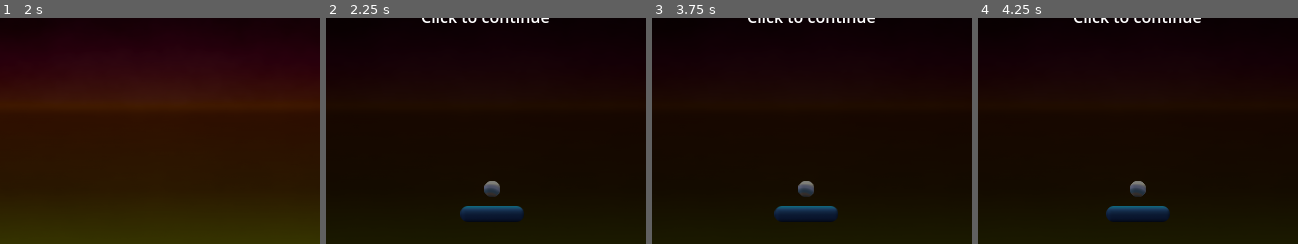
Above: before the commit, frames 1-4 (left to right).
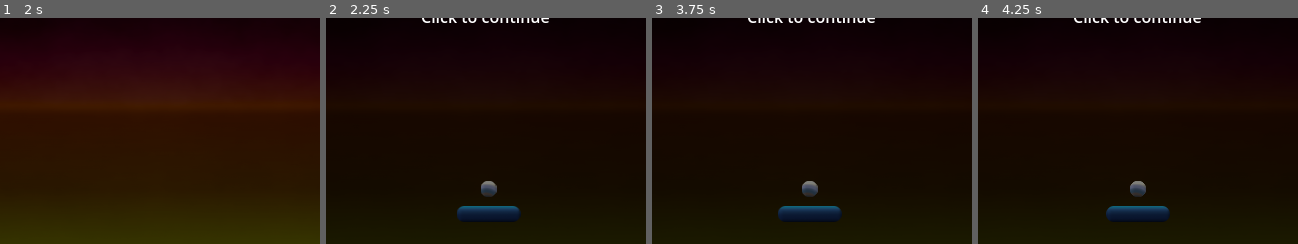
Above: after the commit, the same moments.

Repository: jdfight/BoxBreaker
Game: Godot game, scene res://scenes/main.tscn
Two runs of this game, one before a commit and one after it. Both use one fixed random seed, a clock stepped at 60 frames per second and the inputs below.
Inputs (mouse positions are % of the whole screen's width and height, from its top left):
- Up to frame 1 (2 s): click (50, 47) at 0.5 s; tap Enter (ui_accept) at 1.25, 1.52 s; move the mouse to (72, 42) at 1.27 s; click (72, 42) at 1.42 s
- Up to frame 2 (2.25 s): click (50, 47) at 2 s
- Up to frame 3 (3.75 s): tap Enter (ui_accept) at 2.75, 3.02 s; move the mouse to (30, 52) at 2.77 s; click (30, 52) at 2.92 s; click (50, 47) at 3.5 s
- Up to frame 4 (4.25 s): no input
The pictures show only the part of the screen within x 25-75%, y 50-100%; the shares and areas given below are measured in that part.

Frame 1 is identical in both runs. In frame 2, 0.3% of the frame differs, in the area x 40-62%, y 72-90%; in frame 3, 0.3%, in the area x 38-60%, y 72-90%; in frame 4, less than 0.1%.

Commit message:
Fix: Correct ball and paddle physics behavior
This commit fixes two critical physics bugs that were affecting gameplay:

1.  **Ball Physics:** The ball's strange movement along the screen edges has been resolved by setting its `linear_damp` property to `0`, preventing it from losing speed unexpectedly.
2.  **Paddle Physics:** The paddle was falling through the floor due to incorrect movement logic for a `CharacterBody2D`. The code has been rewritten to use `velocity` instead of directly setting the `position`, which is the correct and stable method.

These changes ensure that the game's physics are predictable and that the core mechanics function as intended.

Diff:
--- a/godot_game/scenes/ball.tscn
+++ b/godot_game/scenes/ball.tscn
@@ -13,6 +13,7 @@
 [node name="Ball" type="RigidBody2D"]
 script = ExtResource("1_abcde")
 gravity_scale = 0.0
+linear_damp = 0.0
 continuous_cd = 2 # Continuous collision detection for fast-moving object
 physics_material_override = SubResource("PhysicsMaterial_bouncy")
 contact_monitor = true
--- a/godot_game/scripts/paddle.gd
+++ b/godot_game/scripts/paddle.gd
@@ -9,16 +9,16 @@
 @onready var collision_shape = $CollisionShape
 
 func _physics_process(delta):
-	var target_x = get_global_mouse_position().x
-	var new_position = position
-	new_position.x = lerp(position.x, target_x, LERP_FACTOR)
-
-	# Clamp position within screen bounds
+	# Calculate target position, clamped within screen bounds
 	var screen_width = get_viewport_rect().size.x
 	var paddle_width = sprite.get_rect().size.x / 2
-	new_position.x = clamp(new_position.x, paddle_width, screen_width - paddle_width)
+	var target_x = clamp(get_global_mouse_position().x, paddle_width, screen_width - paddle_width)
 
-	position = new_position
+	# Set velocity to move towards the target X position
+	# The multiplier controls how quickly it follows the mouse (like a lerp factor)
+	velocity.x = (target_x - position.x) * 15
+	velocity.y = 0 # Ensure no vertical movement
+
 	move_and_slide()
 
 func resize_paddle(new_width: float):
